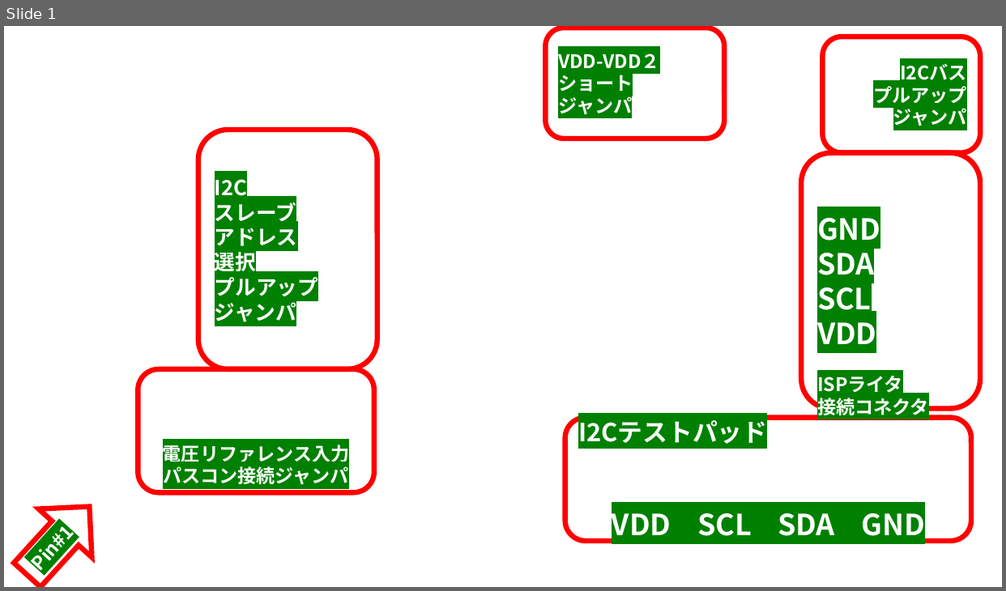
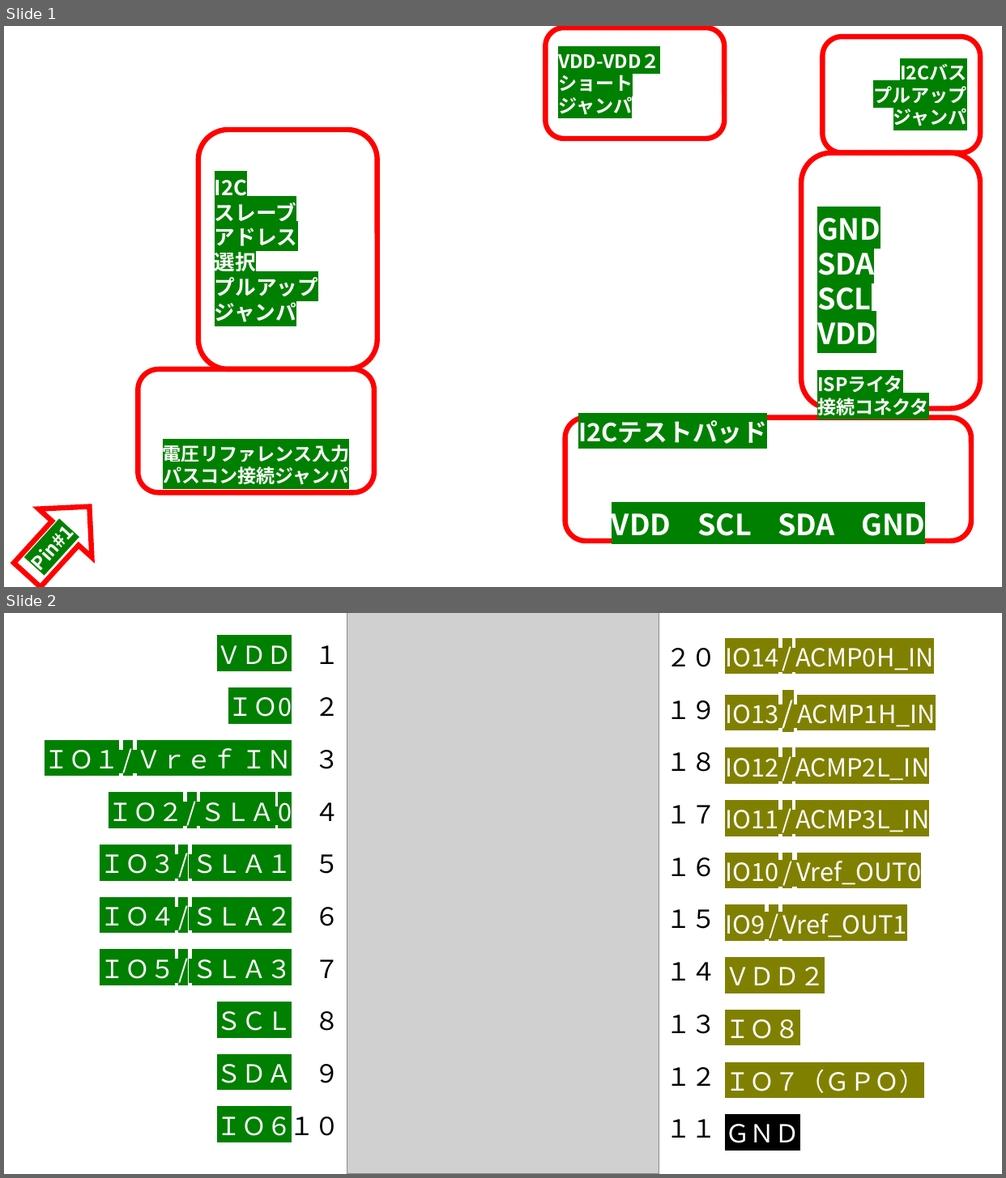
Before and after one commit to K4zuki/chevron1-doc, a slide deck: data/chevron1.pptx. Shown one above the other, each under a label of ours: slide 1 before the commit, slides 1 and 2 after it. The pictures are 1006x591 and 1006x1178 pixels, drawn with LibreOffice and Linux fonts; fonts in the diff are those of the drawing; grey boxes stand for pictures; background and template pictures are left out. Boxes give left, top, right and bottom in pixels: in the first picture for what was removed or moved away, otherwise in the second. Text is boxed around its words. In the diff, an @@ line names an element or a change of style, - is before the commit and + after.

```diff
--- a/data/chevron1.pptx
+++ b/data/chevron1.pptx
@@ slide 2 added at <box>4,613,1002,1174</box>, background #FFFFFF @@
@@ picture added at <box>347,613,659,1174</box> @@
@@ text added at <box>44,645,292,1136</box>, 24 pt, text #FFFFFF @@
+ＶＤＤ
+ＩＯ0
+ＩＯ１ / Ｖｒｅｆ ＩＮ
+ＩＯ２ / ＳＬＡ 0
+ＩＯ３ / ＳＬＡ１
+ＩＯ４ / ＳＬＡ２
+ＩＯ５ / ＳＬＡ３
+ＳＣＬ
+ＳＤＡ
+ＩＯ６
@@ text added at <box>289,645,339,1142</box>, 24 pt, text #000000 @@
+１
+２
+３
+４
+５
+６
+７
+８
+９
+１０
@@ text added at <box>667,648,717,1138</box>, 24 pt, text #000000 @@
+２０
+１９
+１８
+１７
+１６
+１５
+１４
+１３
+１２
+１１
@@ text added at <box>725,648,936,1144</box>, 24 pt, text #FFFFFF @@
+IO14 / ACMP0H_IN
+IO13 / ACMP1H_IN
+IO12 / ACMP2L_IN
+IO11 / ACMP3L_IN
+IO10 / Vref_OUT0
+IO9 / Vref_OUT1
+ＶＤＤ２
+ＩＯ８
+ＩＯ７（ＧＰＯ）
+ＧＮＤ
```
